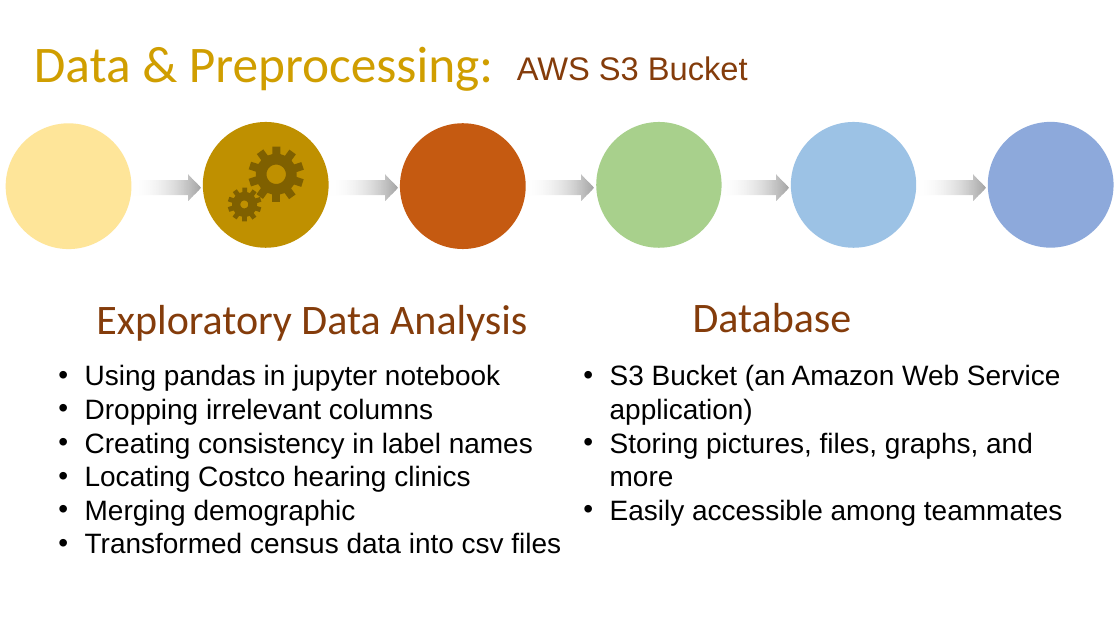
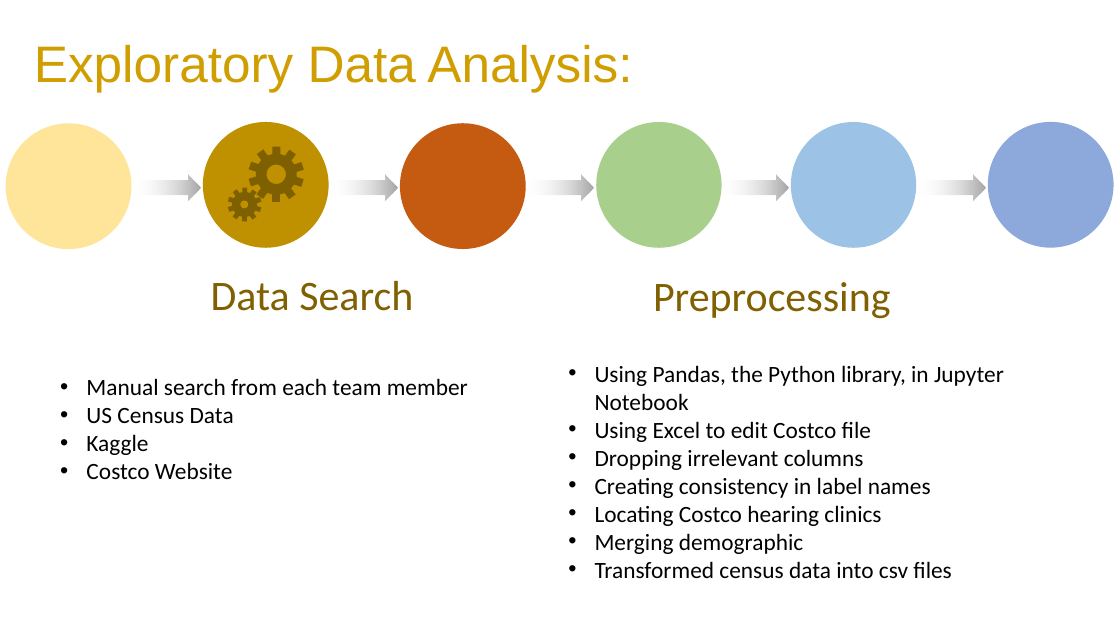
Before and after one commit to JaxWil24/Hearing_Aid_Accessibility, a slide deck: slide 4 of Presentation/FP_Powerpoint.pptx. Drawn at 1120x630 pixels with LibreOffice and Linux fonts; fonts in the diff are those of the drawing. Boxes give left, top, right and bottom in pixels: in the first picture for what was removed or moved away, otherwise in the second. Text is boxed around its words. In the diff, an @@ line names an element or a change of style, - is before the commit and + after.

```diff
--- a/Presentation/FP_Powerpoint.pptx
+++ b/Presentation/FP_Powerpoint.pptx
@@ text at (x1=34, y1=44, x2=632, y2=92): text changed; font Calibri to Arial @@
-Data & Preprocessing:
+Exploratory Data Analysis:
@@ text removed at (x1=517, y1=56, x2=748, y2=81) @@
-AWS S3 Bucket
@@ text at (x1=211, y1=281, x2=413, y2=311): text changed; text colour #843C0B to #806000 @@
-Exploratory Data Analysis
+Data Search
@@ text at (x1=653, y1=282, x2=891, y2=319): text changed; text colour #843C0B to #806000 @@
-Database
+Preprocessing
@@ text "Using Pandas, the Python library, ..." moved from (x1=85, y1=364, x2=561, y2=554) to (x1=595, y1=365, x2=1004, y2=578) @@
@@ text added at (x1=86, y1=378, x2=468, y2=479), 20 pt, text #000000 @@
+• Manual search from each team member
+• US Census Data
+• Kaggle
+• Costco Website
@@ text at (x1=595, y1=365, x2=1004, y2=442): text changed; size 24 to 20 pt; font Arial to Calibri @@
-• Using pandas in jupyter notebook
+• Using Pandas, the Python library, in Jupyter Notebook
+• Using Excel to edit Costco file
@@ text removed at (x1=610, y1=364, x2=1062, y2=525) @@
-• S3 Bucket (an Amazon Web Service application)
-• Storing pictures, files, graphs, and more
-• Easily accessible among teammates
@@ text at (x1=595, y1=449, x2=951, y2=578): size 24 to 20 pt, font Arial to Calibri in "Dropping irrelevant columns", "Creating consistency in label names", "Locating Costco hearing clinics", "Merging demographic" and 1 more places @@
```
Also in this commit, not shown: 3 other slides changed, 3 slides added, 3 slides removed, 35 other files.
